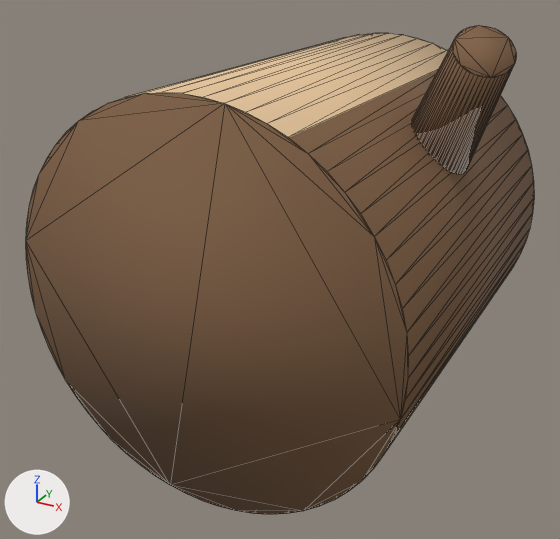
The glTF model public/shop-models/wood.glb, before and after one commit.
The view is the same before and after, from a 50 mm camera at (0.925, -1.945, 0.773) aimed at (-0.09, -0.099, -0.149). Every picture has the same lights, and +X, +Y and +Z are marked at lower left. The older version comes first. Mesh edges are drawn as thin lines. Where no turn or scale is listed for an object, it has been applied to the vertices.

Before the edit, the objects in view are built like this:
```python
mat_bark = principled_material('bark')
mat_bark.base_color = (0.22, 0.12, 0.06)  # brown #816145
mat_bark.roughness = 0.9
mat_cut = principled_material('cut')
mat_cut.base_color = (0.78, 0.55, 0.32)  # beige #e5c499
mat_cut.roughness = 0.7
me_cone = bpy.data.meshes.new('Cone')
me_cone.from_pydata(...)  # 96 vertices, 188 faces; spans x -0.188..0.161, y -0.196..0.22, z -0.246..0.226
me_cone.materials.append(mat_bark)  # brown #816145
me_cylinder = bpy.data.meshes.new('Cylinder')
me_cylinder.from_pydata(...)  # 128 vertices, 252 faces; spans x -0.542..0.542, y -0.591..0.591, z -0.542..0.542
# faces by material slot: [212, 40]
me_cylinder.materials.append(mat_bark)  # brown #816145
me_cylinder.materials.append(mat_cut)  # beige #e5c499
ob_cone = bpy.data.objects.new('Cone', me_cone)
ob_cone.location = (0.387, -0.098, 0.355)
ob_cylinder = bpy.data.objects.new('Cylinder', me_cylinder)
ob_cylinder.location = (-0.056, 0.0, -0.088)
```
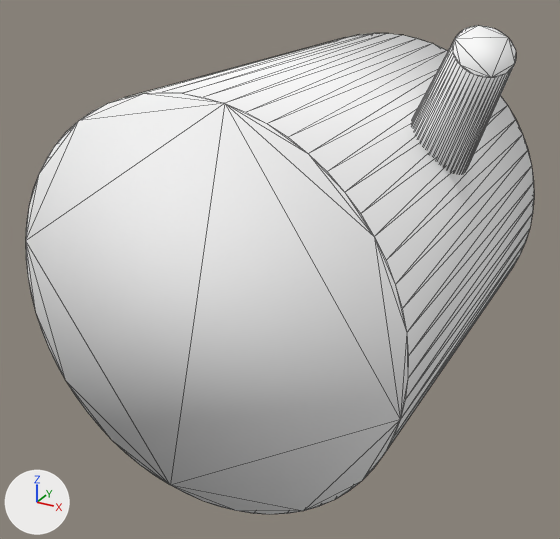
Boxes [x1, y1, x2, y2] around the edits, measured in the pictures (560 x 539 px):
'Cylinder', recoloured (brown to white): [26, 33, 534, 514] in both
'Cone', recoloured (brown to white): [412, 26, 516, 174] in both

Edits to the bpy script that builds the scene:
```text
Change mat_bark:
    mat_bark.base_color: (0.22, 0.12, 0.06) -> (1.0, 1.0, 1.0)  # brown #816145 -> white #ffffff
Change mat_cut:
    mat_cut.base_color: (0.78, 0.55, 0.32) -> (1.0, 1.0, 1.0)  # beige #e5c499 -> white #ffffff
```
